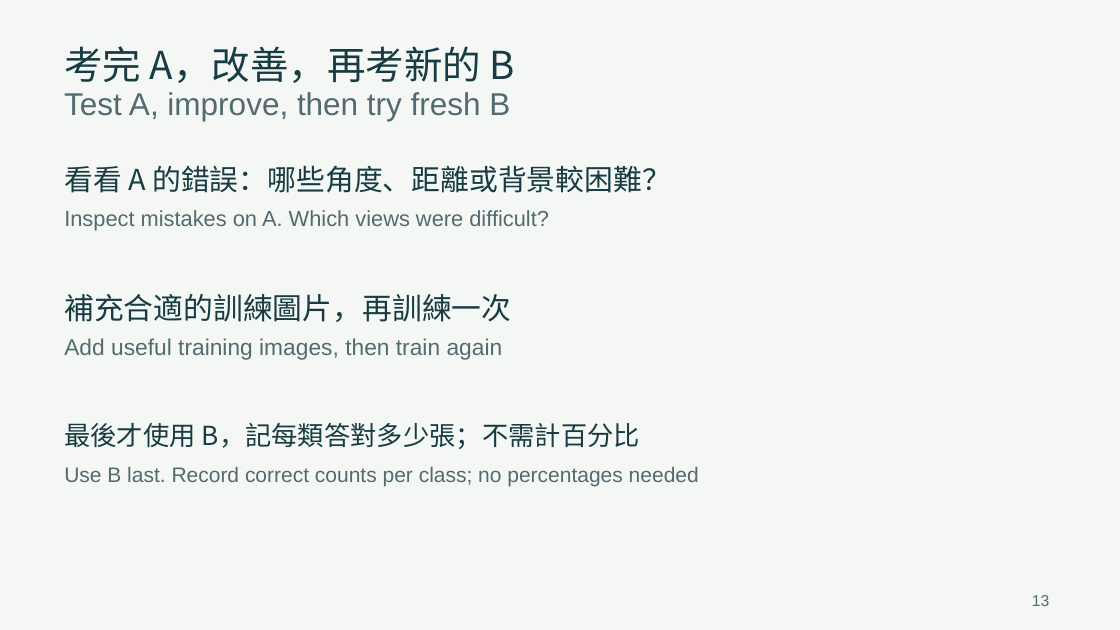
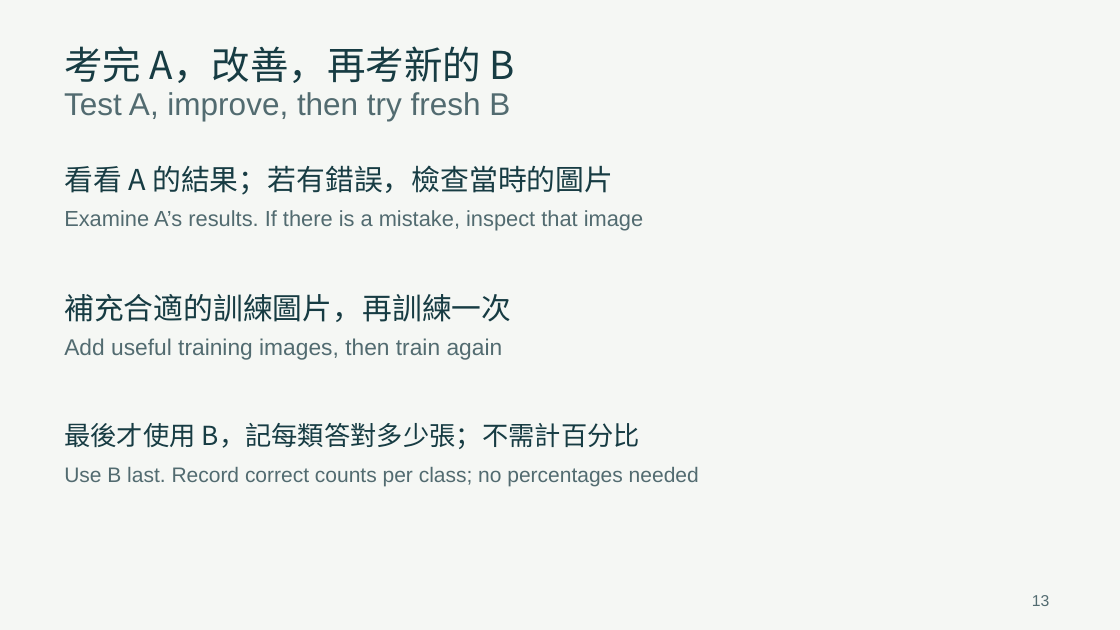
Before and after one commit to GordanY/f2-linear-regression, a slide deck: slide 13 of workshop-3/teacher-slides.pptx. Drawn at 1120x630 pixels with LibreOffice and Linux fonts; fonts in the diff are those of the drawing. Boxes give left, top, right and bottom in pixels: in the first picture for what was removed or moved away, otherwise in the second. Text is boxed around its words. In the diff, an @@ line names an element or a change of style, - is before the commit and + after.

```diff
--- a/workshop-3/teacher-slides.pptx
+++ b/workshop-3/teacher-slides.pptx
@@ text at bbox=[64, 165, 613, 195]: text changed @@
-看看 A 的錯誤：哪些角度、距離或背景較困難？
+看看 A 的結果；若有錯誤，檢查當時的圖片
@@ text at bbox=[64, 210, 643, 231]: text changed @@
-Inspect mistakes on A. Which views were difficult?
+Examine A’s results. If there is a mistake, inspect that image
```
Also in this commit, not shown: 7 other slides changed, 13 other files.
